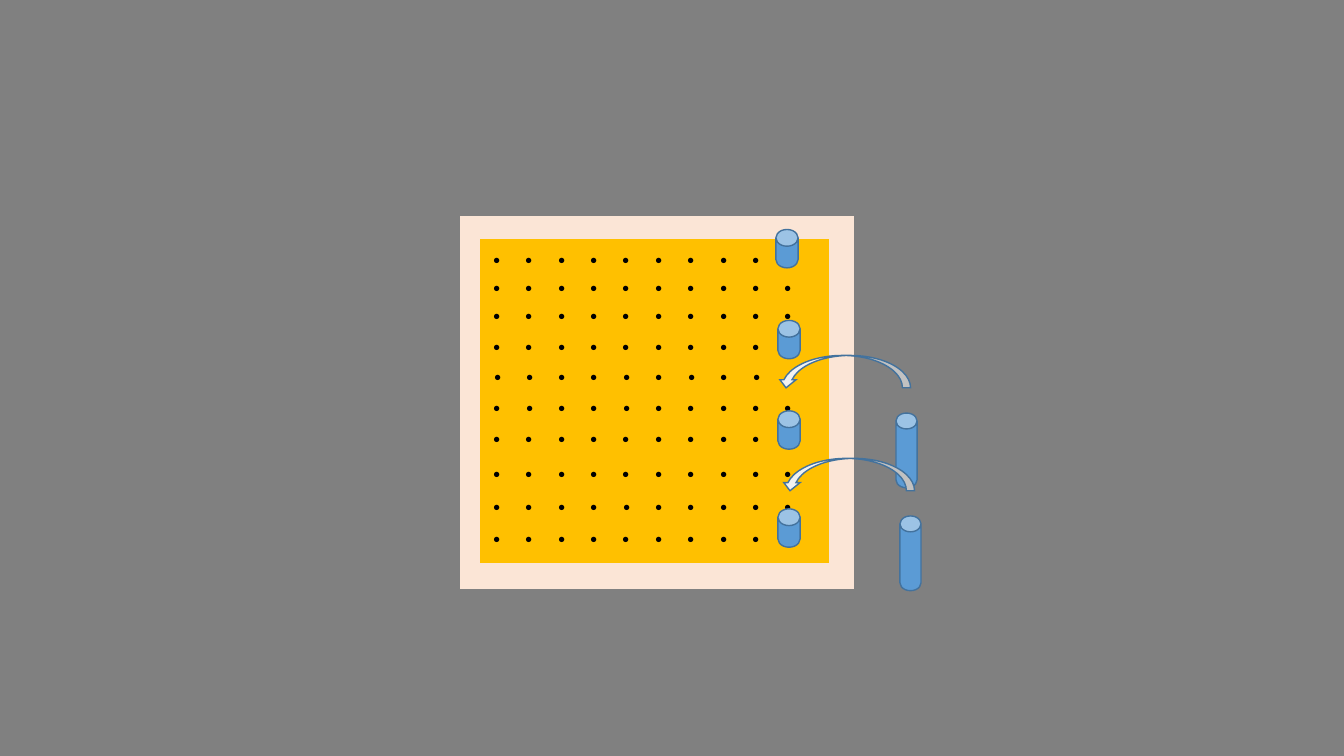
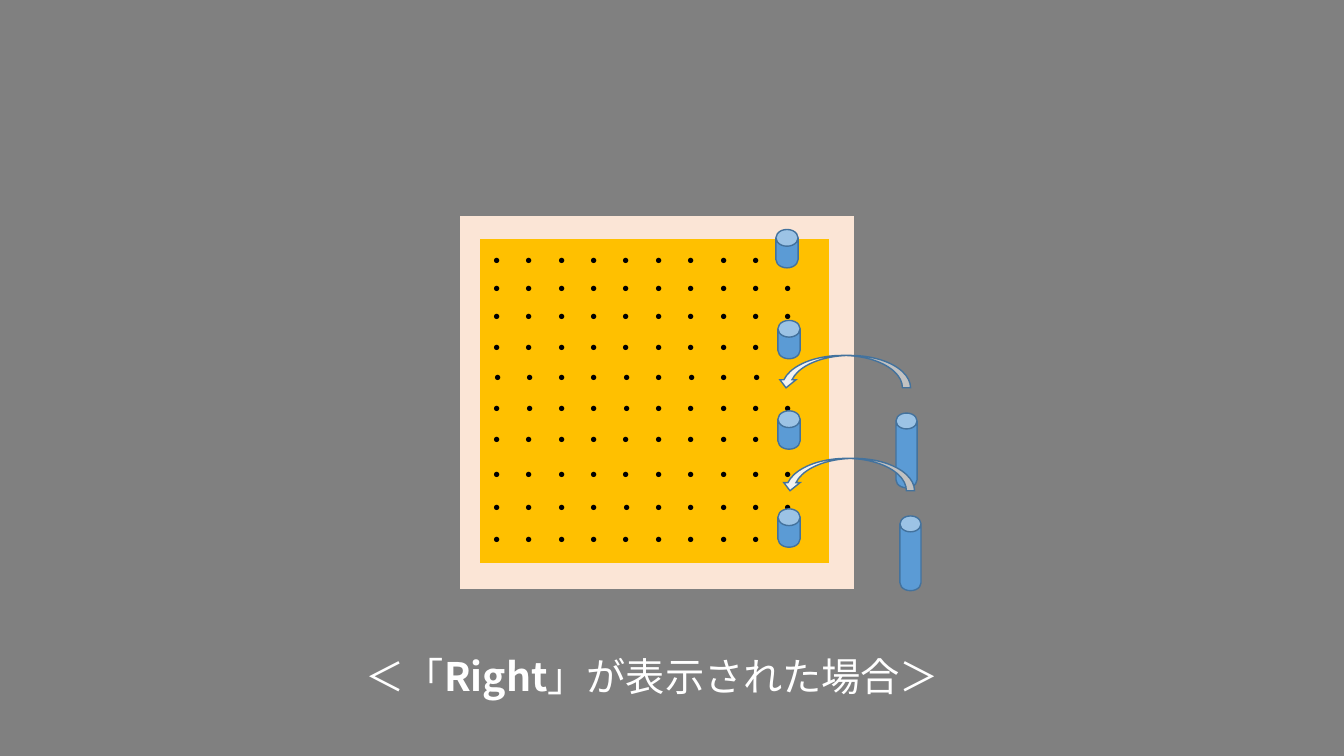
Before and after one commit to Cho-sei/Mystudy, a slide deck: slide 9 of InstImage/day_flow.pptx. Drawn at 1344x756 pixels with LibreOffice and Linux fonts; fonts in the diff are those of the drawing. Boxes give left, top, right and bottom in pixels: in the first picture for what was removed or moved away, otherwise in the second. Text is boxed around its words. In the diff, an @@ line names an element or a change of style, - is before the commit and + after.

```diff
--- a/InstImage/day_flow.pptx
+++ b/InstImage/day_flow.pptx
@@ text added at (366, 658, 939, 701), 28 pt, text #FFFFFF @@
+＜「Right」が表示された場合＞
```
Also in this commit, not shown: 12 other slides changed, 1 slide added, 52 other files.
